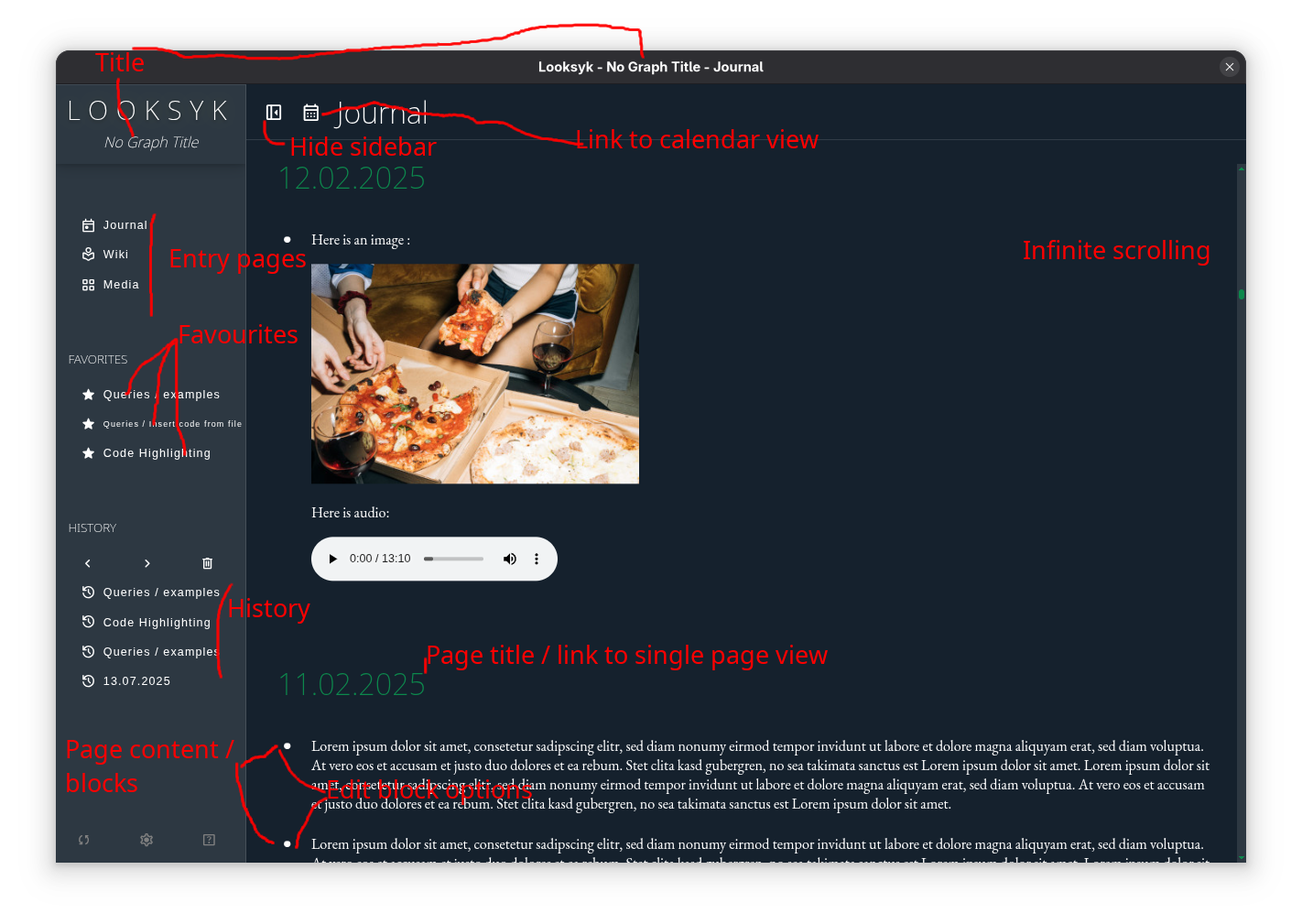
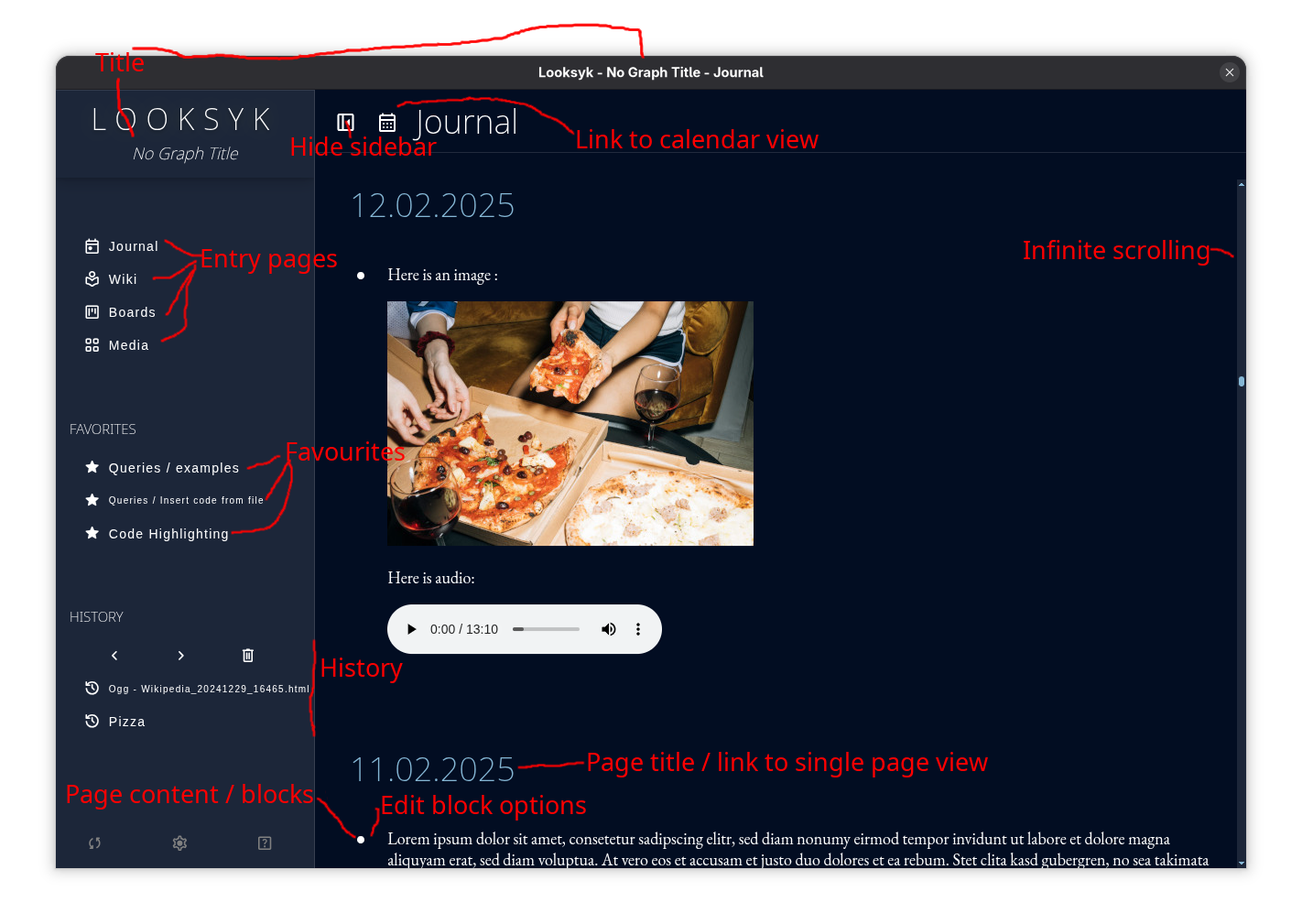
Comparing the layer stacks of the two w=1302, h=924 images. Changes:
painted on "Page content / blocks" over [66, 739, 314, 810]
painted on "Edit block options" over [327, 779, 587, 821]
painted on "Page title / link to single pa..." over [427, 644, 989, 778]
painted on "History" over [228, 598, 403, 684]
painted on "Favourites" over [179, 324, 405, 461]
painted on "Entry pages" over [170, 249, 338, 274]
painted on "Ebene" over [124, 96, 1235, 849]
renamed "Bildschirmfoto vom 2025-07-17 23-07-48.png" to "Bildschirmfoto vom 2025-11-06 00-25-57.png", painted on it over [30, 27, 1273, 893]
